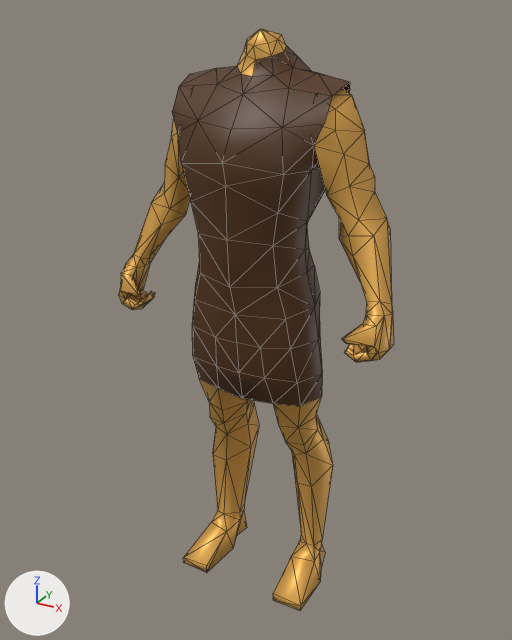
A saved change to the COLLADA model binaries/data/mods/public/art/animation/biped/rider/cavalry/archer/attack_ranged_back.dae.
Rendered twice from a 50 mm lens placed at (2.07, -3.81, 3.96), pointed at (-0.04, 0.02, 2.04). The lights are fixed; the arrows at lower left show +X, +Y and +Z. Mesh edges are drawn as thin lines.

In view in the first picture: 'm_armor_tunic_short'.
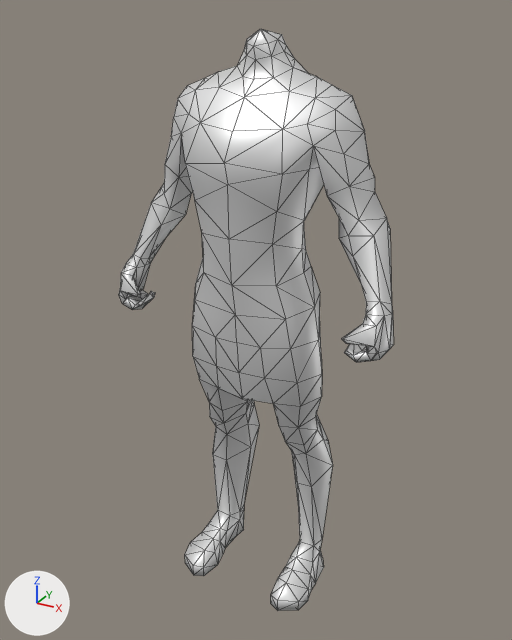
Boxes [x1, y1, x2, y2] around the edits, measured in the pictures (512 x 640 px; the box of a moved part takes in the faces that stretch with it):
part 1 of me_cube_010, moved or reshaped: [165, 56, 352, 319] in both
part 2 of me_cube_010, built on: before [183, 461, 325, 611]; after [185, 461, 324, 611]
part 3 of me_cube_010, recoloured (brown to white): [192, 45, 322, 407] in both
part 4 of me_cube_010, recoloured (brown to white): [119, 29, 393, 551] in both

The change, as a list of edits to the scene's bpy script:
```text
Add mat_skin_001:
    mat_skin_001 = principled_material('Skin.001')
    mat_skin_001.base_color = (0.8, 0.8, 0.8)  # white #e7e7e7
    mat_skin_001.metallic = 0.5
Change me_cube_010:
    used by ob_m_armor_tunic_short; location = (0.0, 0.0, 0.0)
    remove me_cube_010.from_pydata(...)  # 391 vertices, 752 faces; spans x -0.96..0.96, y -0.43..0.4, z 0.0..3.85
    add me_cube_010.from_pydata(...)  # 423 vertices, 836 faces; spans x -0.96..0.96, y -0.41..0.4, z 0.0..3.85
    me_cube_010 part 1
    34 vertices are removed from x -0.53..0.53, y -0.37..0.28, z 2.42..3.58
    111 faces are deleted
    3 vertices in x -0.23..0.23, y -0.2..-0.09, z 3.52..3.55 move by (0.0, 0.02, -0.02)
    3 vertices in x -0.3..0.3, y 0.19..0.31, z 2.58..3.37 move by (0.0, -0.02, 0.0)
    39 vertices move from x -0.38..0.38, y -0.43..0.36, z 2.43..3.71 to x -0.36..0.36, y -0.41..0.34, z 2.43..3.7
    24 vertices are added at x -0.46..0.46, y -0.35..0.25, z 2.42..3.56
    111 new faces join them
    me_cube_010 part 2
    22 vertices are removed from x -0.51..0.51, y -0.3..0.34, z 0.0..0.18
    62 faces are deleted
    4 vertices move from x -0.36..0.36, y -0.01..0.08, z 0.18..0.26 to x -0.31..0.31, y -0.01..0.08, z 0.18..0.26
    64 vertices are added at x -0.51..0.51, y -0.38..0.3, z 0.0..0.2
    146 new faces join them
    me_cube_010 part 3: 137 faces spanning x -0.49..0.49, y -0.41..0.34, z 1.58..3.76 switch from mat_armor (brown #523010) to mat_skin_001 (white #e7e7e7)
    me_cube_010 part 4: 442 faces spanning x -0.96..0.96, y -0.34..0.4, z 0.14..3.85 switch from mat_skin (orange #e7b056) to mat_skin_001 (white #e7e7e7)
```
